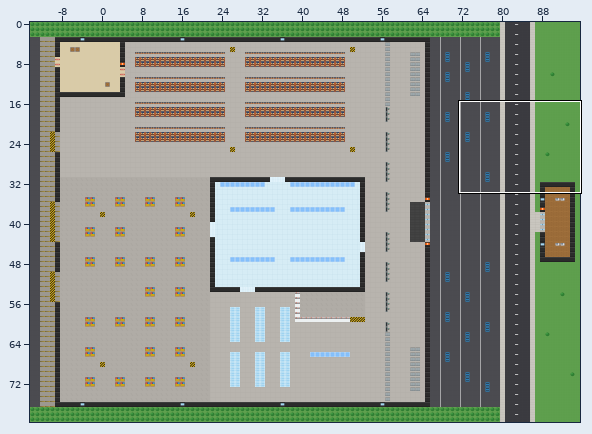
Tiled map (JSON) -- maps/kespro.tmj. The picture above shows the old version from afar; the outline marks the close-up.
Close-up. Before the edit:
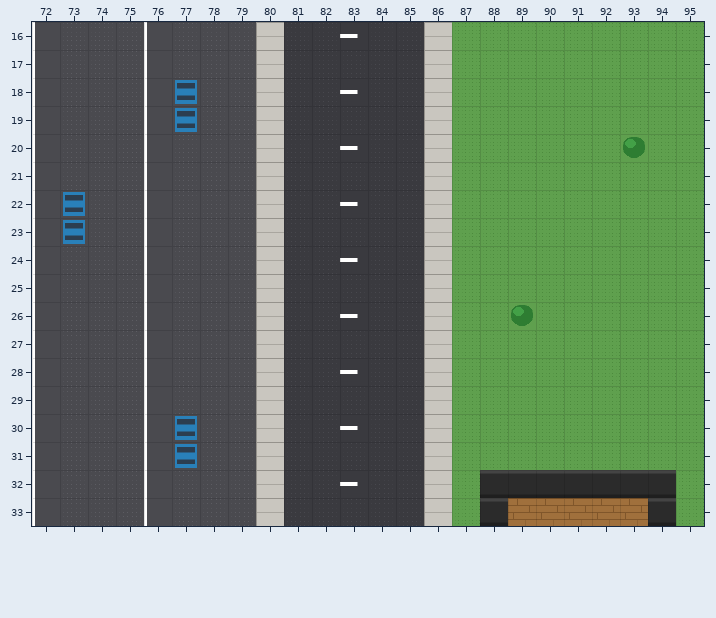
Cells are 32x32 px. Shown: x 72..95, y 16..33. The commit also changed other parts of the map, which this record leaves out. The old version is drawn lined up with the new one.
And afterwards:
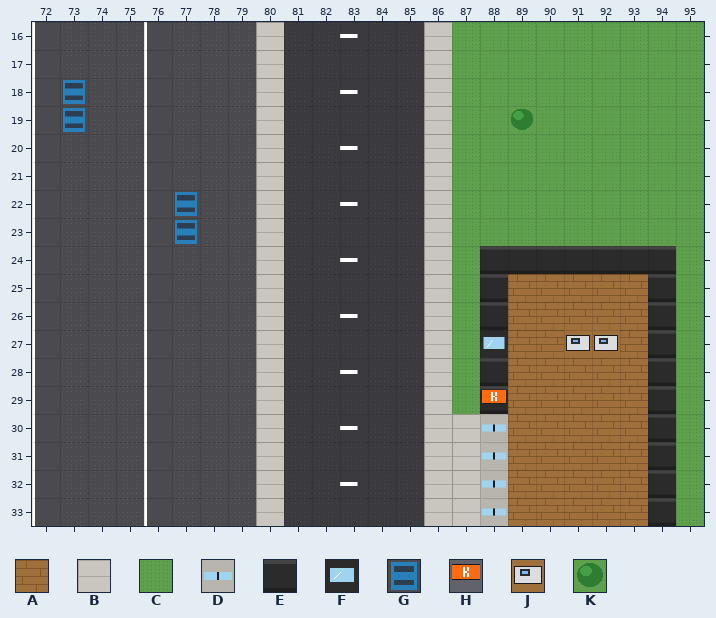
Key: from "kespro_tiles": A 4 "floor_office", B 7 "sidewalk", C 11 "grass", D 14 "door", E 16 "wall", F 17 "wall_window", G 26 "car", H 28 "sign", J 30 "office_desk", K 31 "tree".
_ is an empty cell, # one hidden under a higher layer, . an unchanged one.
Change:
map size 120x80 -> 96x64 cells (old content now starts at -24,0; both pictures use the new coordinates)
--- layer "ground"
@@ x 87..93 @@
-25 ..CCCCC
-26 ..#CCCC
-27 ..CCCCC
-28 ..CCCCC
-29 ..CCCCC
-30 CCCCCCC
-31 CCCCCCC
-32 C######
-33 C#.....
+25 ..AAAAA
+26 ..AAAAA
+27 ..AA##A
+28 ..AAAAA
+29 ..AAAAA
+30 BDAAAAA
+31 BDAAAAA
+32 BDAAAAA
+33 BD.....
--- layer "walls"
@@ x 73..93 @@
-18 _...G................
-19 _...G..........._....
-20 ....................K
+18 G..._................
+19 G..._...........K....
+20 ...................._
@@ x 73..94 @@
-22 G..._.................
-23 G..._.................
-24 ..............._______
-25 ..............._....._
-26 ..............._K...._
-27 ..............._..__._
-28 ..............._....._
-29 ..............._....._
-30 ....G................_
-31 ....G................_
-32 ...............EEEEEE.
-33 ...............E......
+22 _...G.................
+23 _...G.................
+24 ...............EEEEEEE
+25 ...............E.....E
+26 ...............E_....E
+27 ...............F..JJ.E
+28 ...............E.....E
+29 ...............E.....E
+30 ...._................E
+31 ...._................E
+32 ...............______.
+33 ..............._......
--- layer "above"
@@ x 88..88 @@
-29 _
+29 H
Where, in picture pixels (left, top, right, bottom), the same in both close-ups:
added: (63, 79, 85, 134)
removed: (175, 79, 197, 134)
added: (511, 107, 536, 132)
removed: (623, 135, 648, 160)
removed: (63, 191, 85, 246)
added: (175, 191, 197, 246)
changed: (452, 246, 676, 526)
removed: (175, 415, 197, 470)
